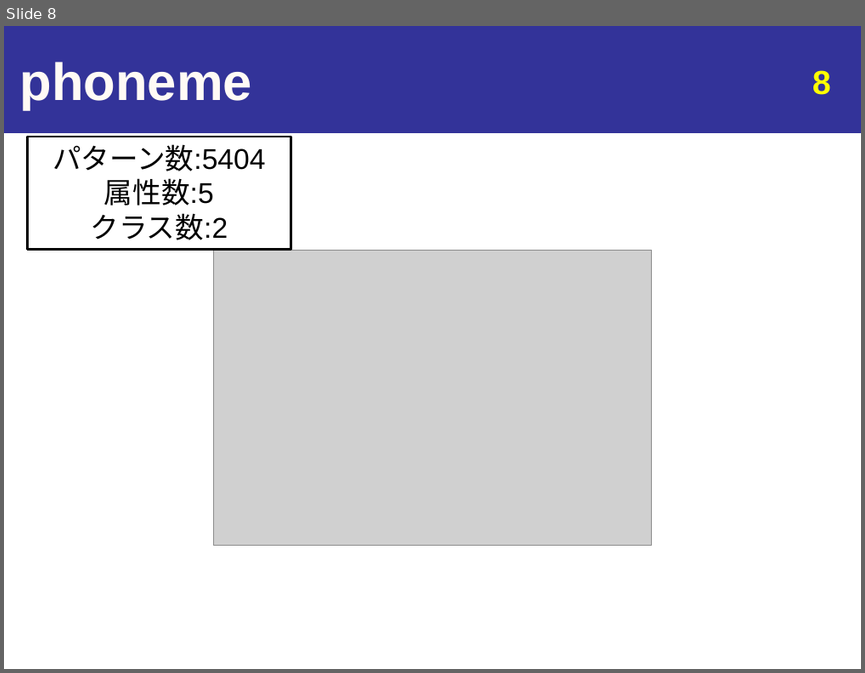
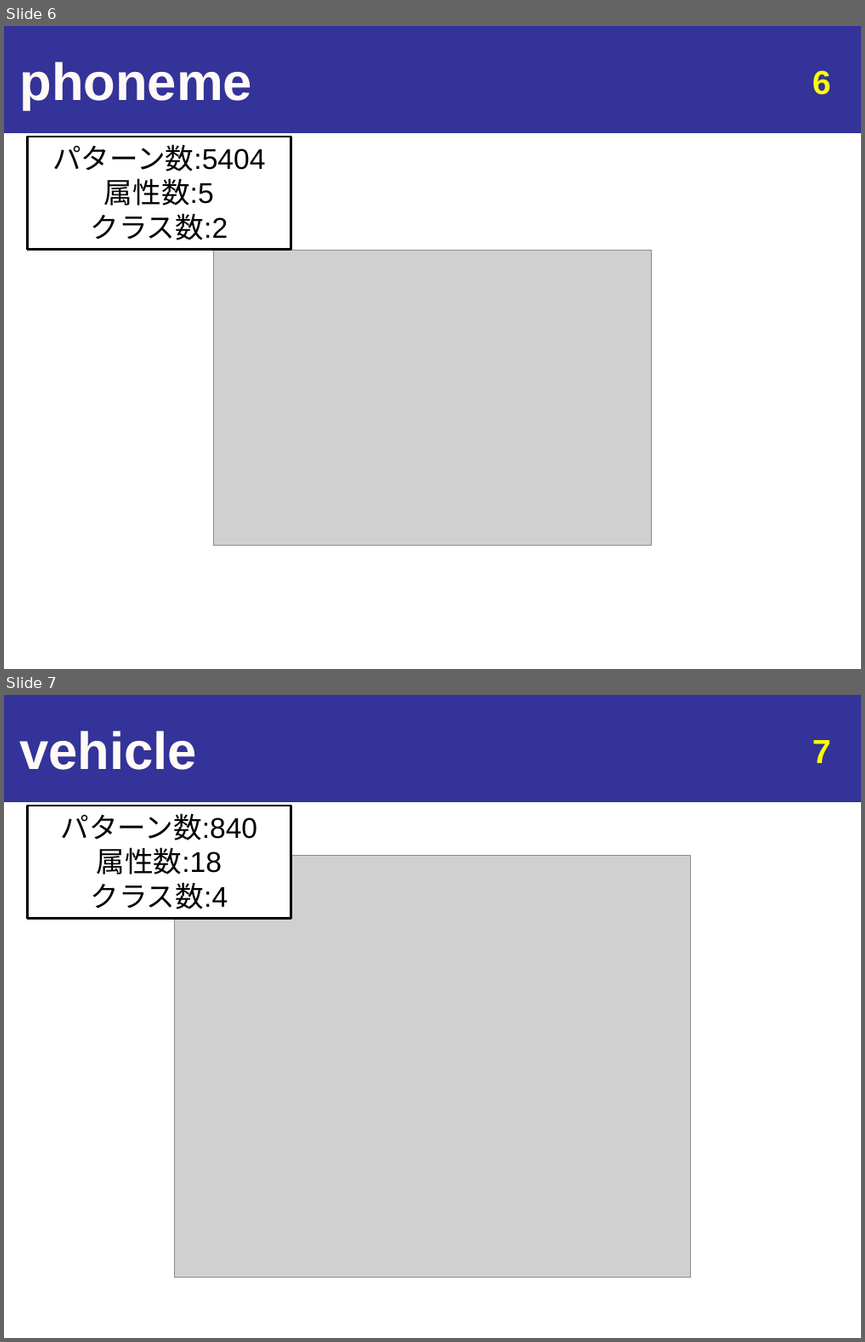
Before and after one commit to hiro-tacky/MoFGBML_4th, a slide deck: MoFGBML_ver22_3回生実験用/tmp.pptx. Shown one above the other, each under a label of ours: slide 8 before the commit, slides 6 and 7 after it. The pictures are 865x673 and 865x1342 pixels, drawn with LibreOffice and Linux fonts; fonts in the diff are those of the drawing; grey boxes stand for pictures. Boxes give left, top, right and bottom in pixels: in the first picture for what was removed or moved away, otherwise in the second. Text is boxed around its words. In the diff, an @@ line names an element or a change of style, - is before the commit and + after.

```diff
--- a/MoFGBML_ver22_3回生実験用/tmp.pptx
+++ b/MoFGBML_ver22_3回生実験用/tmp.pptx
@@ slide 7 added at [4, 695, 861, 1338], background #FFFFFF; not listed: 1 template element that a slide beside it also shows @@
@@ title added at [19, 731, 197, 770], 44 pt, text #FFFAF5, bold @@
+vehicle
@@ page number added at [812, 740, 831, 763], 28 pt, text #FFFF00, bold @@
+7
@@ rectangle added at [27, 805, 291, 918], fill #FFFFFF, outline #000000 2 pt, 24 pt, text #000000 @@
+パターン数:840
+属性数:18
+クラス数:4
@@ picture added at [175, 855, 691, 1276] @@
@@ what was slide 8 is now slide 6 @@
@@ page number at [812, 70, 831, 95]: text changed @@
-8
+6
```
Also in this commit, not shown: 4 other slides added, 19 other files.
